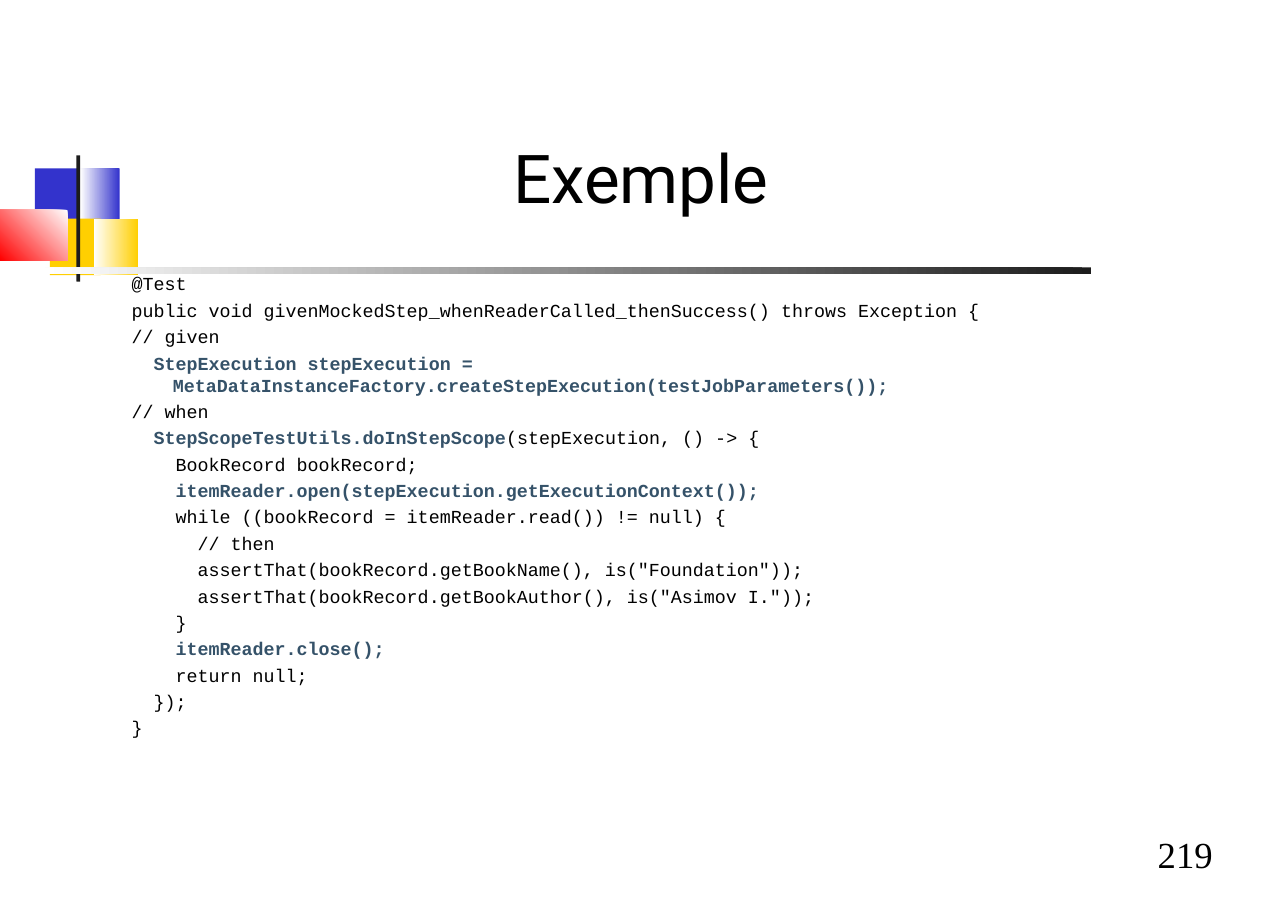
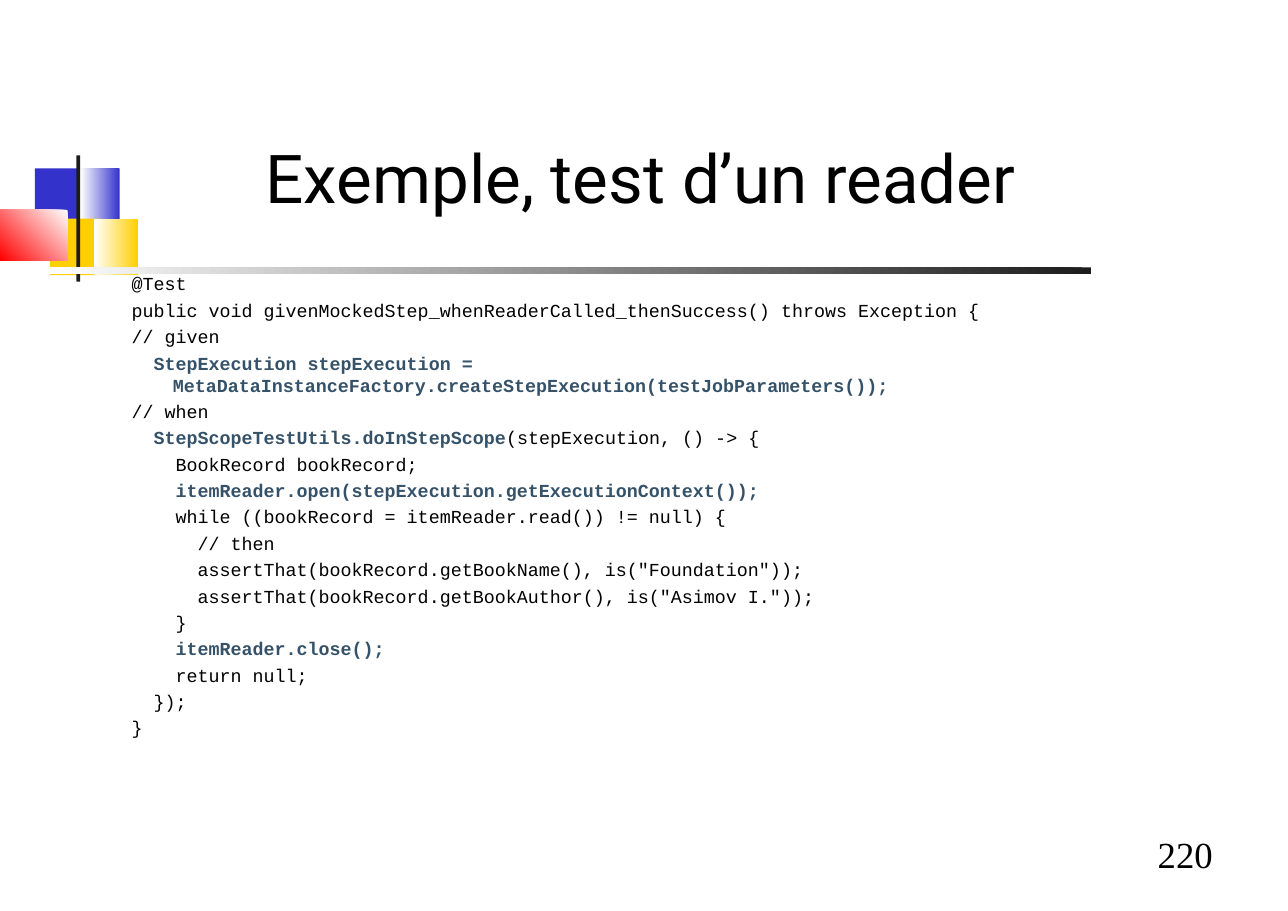
Before and after one commit to dthibau/springbatch, a slide deck: slide 220 of SpringBatch.odp (slide 219 before the commit). Drawn at 1288x911 pixels with LibreOffice and Linux fonts; fonts in the diff are those of the drawing. Boxes give left, top, right and bottom in pixels: in the first picture for what was removed or moved away, otherwise in the second. Text is boxed around its words. In the diff, an @@ line names an element or a change of style, - is before the commit and + after.

```diff
--- a/SpringBatch.odp
+++ b/SpringBatch.odp
@@ title at <box>266,152,1015,217</box>: text changed @@
-Exemple
+Exemple, test d’un reader
@@ page number at <box>1158,843,1213,869</box>: text changed @@
-219
+220
```
Also in this commit, not shown: 5 other slides changed, 1 slide added, 3 other files.
